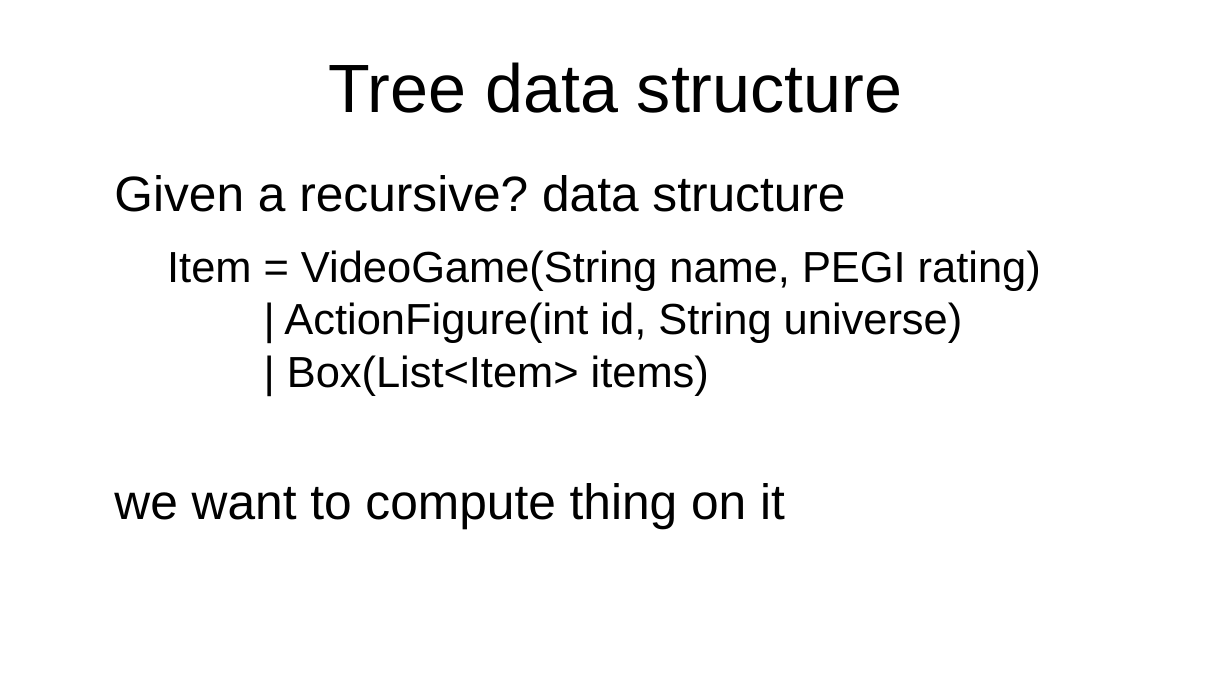
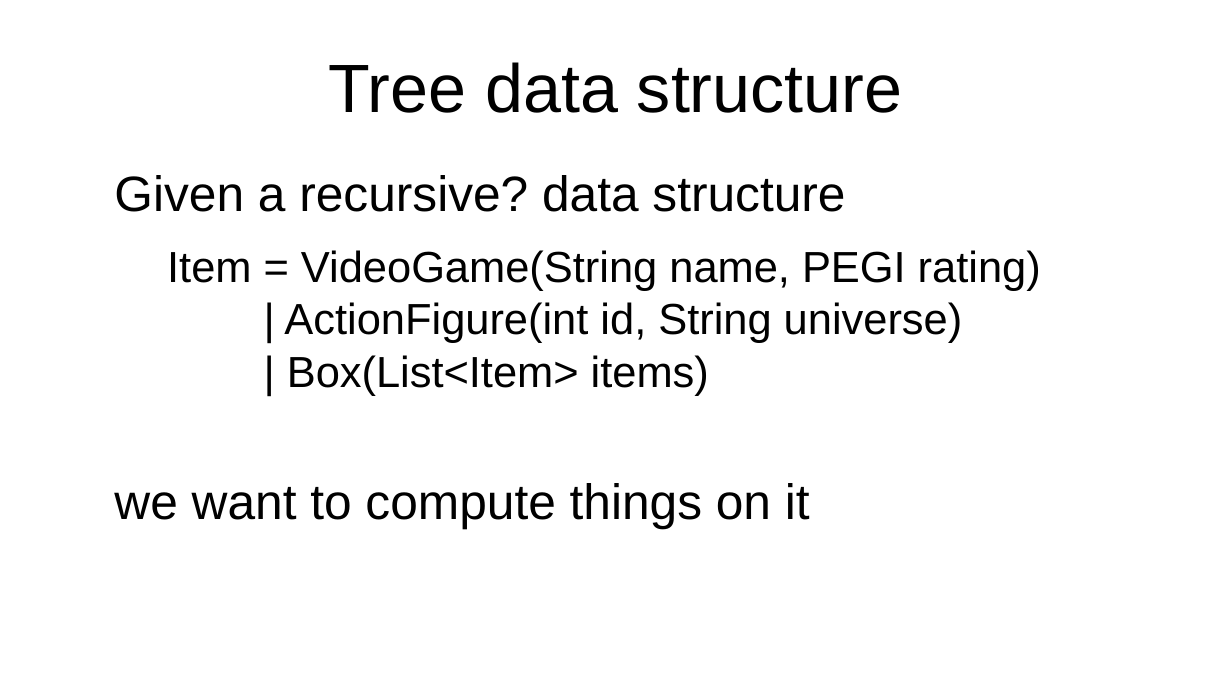
Before and after one commit to forax/pattern-matching, a slide deck: slide 6 of amber.odp. Drawn at 1232x693 pixels with LibreOffice and Linux fonts; fonts in the diff are those of the drawing. Boxes give left, top, right and bottom in pixels: in the first picture for what was removed or moved away, otherwise in the second. Text is boxed around its words. In the diff, an @@ line names an element or a change of style, - is before the commit and + after.

```diff
--- a/amber.odp
+++ b/amber.odp
@@ text at bbox=[114, 483, 810, 529]: text changed @@
-we want to compute thing on it
+we want to compute things on it
```
Also in this commit, not shown: 5 other slides changed, 8 other files.
